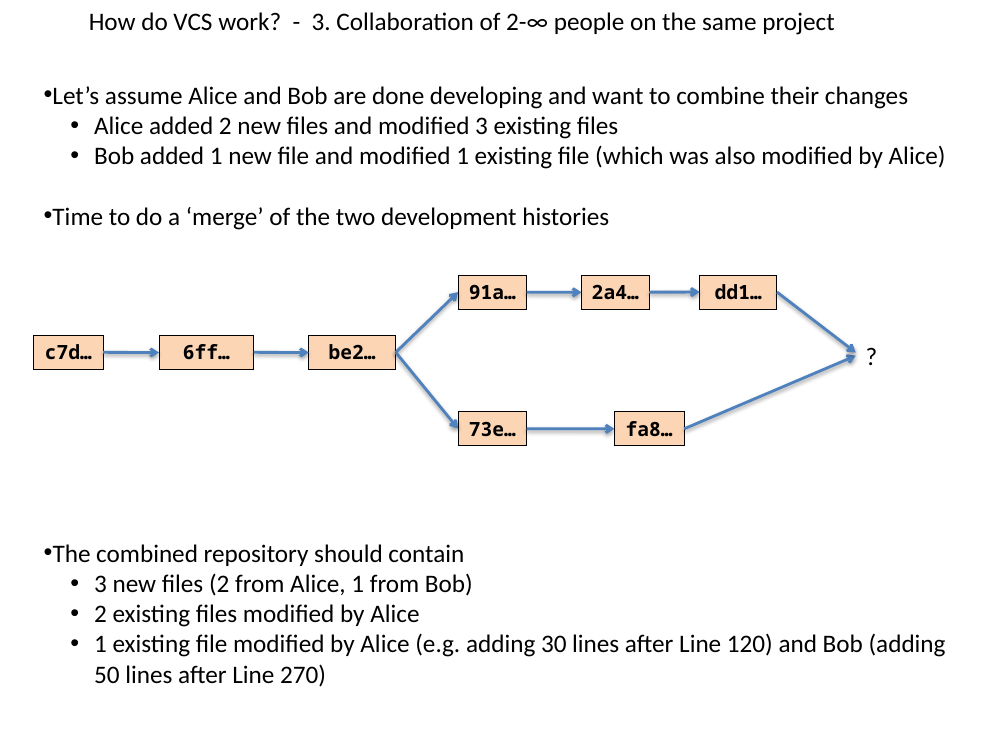
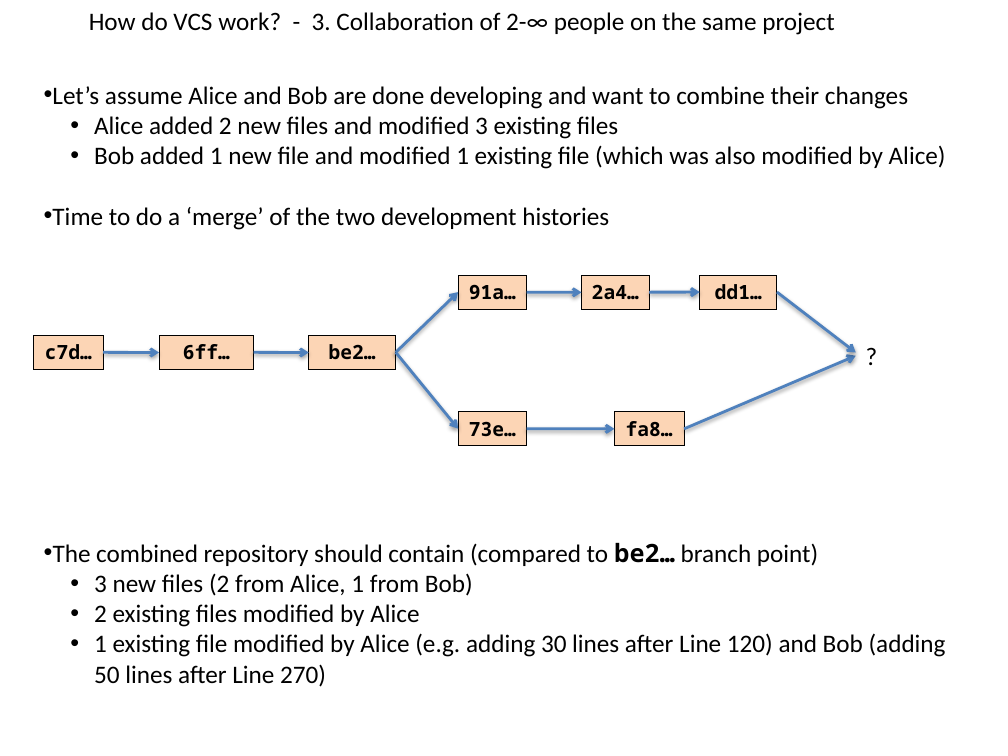
Before and after one commit to flosopher/gittalk, a slide deck: slide 14 of git_python_kurs.pptx (slide 13 before the commit). Drawn at 1008x756 pixels with LibreOffice and Linux fonts; fonts in the diff are those of the drawing. Boxes give left, top, right and bottom in pixels: in the first picture for what was removed or moved away, otherwise in the second. Text is boxed around its words. In the diff, an @@ line names an element or a change of style, - is before the commit and + after.

```diff
--- a/git_python_kurs.pptx
+++ b/git_python_kurs.pptx
@@ text at box(53, 543, 818, 566): text changed @@
-• The combined repository should contain
+• The combined repository should contain (compared to be2… branch point)
```
Also in this commit, not shown: 9 other slides changed, 1 slide added.
